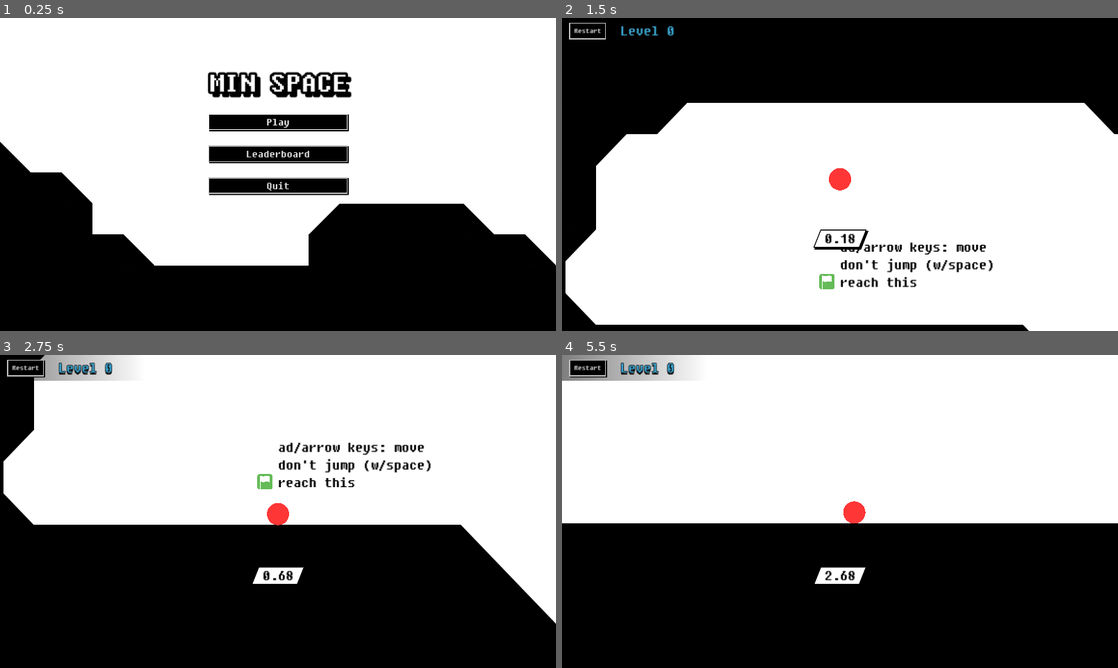
Above: before the commit, frames 1-4 (two rows, left to right).
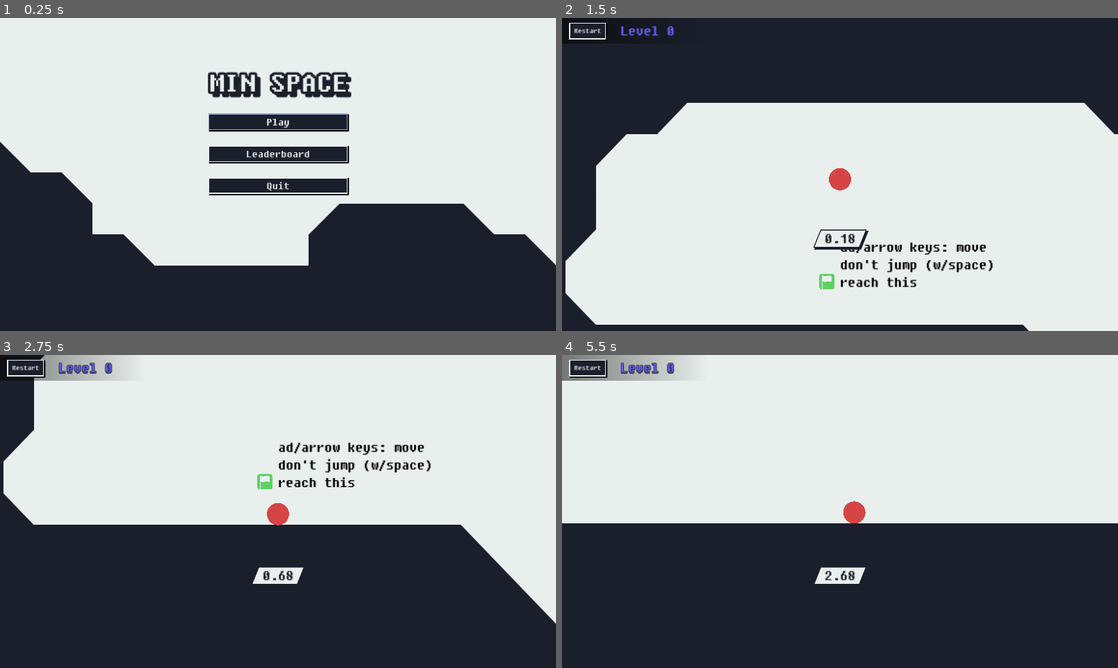
Above: after the commit, the same moments.

Repository: kagamiAL/CALHACKS_2024
Game: Godot game, scene res://scenes/Main/Main.tscn
Two runs of this game, one before a commit and one after it. Both use one fixed random seed, a clock stepped at 60 frames per second and the inputs below.
Inputs:
- Up to frame 1 (0.25 s): no input
- Up to frame 2 (1.5 s): click "Play" at 0.5 s; click "Restart" at 1.25 s
- Up to frame 3 (2.75 s): click "Restart" at 2 s
- Up to frame 4 (5.5 s): click "Restart" at 2.75 s; tap Enter (ui_accept) at 3.5, 3.77, 4.52 s; hold Right (ui_right) 3.53-5.03 s; hold Left (ui_left) from 5.03 s (still down)

The runs differ from the first frame. In frame 1, 39% of the frame differs, in the area x 0-100%, y 17-100%; in frame 2, 34%; in frame 3, 45%; in frame 4, 47%, in the area x 0-100%, y 1-100%.

Commit message:
new colorscheme

Diff:
--- a/project.godot
+++ b/project.godot
@@ -61,9 +61,11 @@
 
 [rendering]
 
+lights_and_shadows/directional_shadow/soft_shadow_filter_quality=0
+lights_and_shadows/positional_shadow/soft_shadow_filter_quality=0
 textures/default_filters/use_nearest_mipmap_filter=true
 textures/default_filters/anisotropic_filtering_level=0
 anti_aliasing/screen_space_roughness_limiter/enabled=false
 textures/decals/filter=0
 textures/light_projectors/filter=0
-environment/defaults/default_clear_color=Color(1, 1, 1, 1)
+environment/defaults/default_clear_color=Color(0.913725, 0.937255, 0.92549, 1)
--- /dev/null
+++ b/res/colorscheme.svg
@@ -0,0 +1,106 @@
+<?xml version="1.0" encoding="UTF-8" standalone="no"?>
+<!-- Created with Inkscape (http://www.inkscape.org/) -->
+
+<svg
+   width="73.659409mm"
+   height="147.31877mm"
+   viewBox="0 0 73.659409 147.31877"
+   version="1.1"
+   id="svg1"
+   sodipodi:docname="colorscheme.svg"
+   inkscape:version="1.3.2 (091e20ef0f, 2023-11-25)"
+   xmlns:inkscape="http://www.inkscape.org/namespaces/inkscape"
+   xmlns:sodipodi="http://sodipodi.sourceforge.net/DTD/sodipodi-0.dtd"
+   xmlns="http://www.w3.org/2000/svg"
+   xmlns:svg="http://www.w3.org/2000/svg">
+  <sodipodi:namedview
+     id="namedview1"
+     pagecolor="#ffffff"
+     bordercolor="#000000"
+     borderopacity="0.25"
+     inkscape:showpageshadow="2"
+     inkscape:pageopacity="0.0"
+     inkscape:pagecheckerboard="0"
+     inkscape:deskcolor="#d1d1d1"
+     inkscape:document-units="mm"
+     inkscape:zoom="0.7786055"
+     inkscape:cx="25.044776"
+     inkscape:cy="240.17298"
+     inkscape:window-width="1920"
+     inkscape:window-height="1018"
+     inkscape:window-x="0"
+     inkscape:window-y="0"
+     inkscape:window-maximized="0"
+     inkscape:current-layer="layer1" />
+  <defs
+     id="defs1" />
+  <g
+     inkscape:label="Layer 1"
+     inkscape:groupmode="layer"
+     id="layer1">
+    <rect
+       style="fill:#5ed163;fill-opacity:1;stroke-width:1.51953"
+       id="rect4-5"
+       width="36.829704"
+       height="36.829704"
+       x="36.829704"
+       y="73.659363"
+       ry="0" />
+    <rect
+       style="fill:#615dea;fill-opacity:1;stroke-width:1.51953"
+       id="rect4-5-9"
+       width="36.829704"
+       height="36.829704"
+       x="36.829704"
+       y="36.829681"
+       ry="0" />
+    <rect
+       style="fill:#d64545;fill-opacity:1;stroke-width:1.51953"
+       id="rect4-5-2"
+       width="36.829704"
+       height="36.829704"
+       x="36.829704"
+       y="110.48907"
+       ry="0" />
+    <rect
+       style="fill:#292831;fill-opacity:1;stroke-width:1.51953"
+       id="rect4-5-2-7"
+       width="36.829704"
+       height="36.829704"
+       x="0"
+       y="-2.8421709e-14"
+       ry="2.8421709e-14" />
+    <rect
+       style="fill:#8aa8cd;fill-opacity:1;stroke-width:1.51953"
+       id="rect4-5-2-7-2"
+       width="36.829704"
+       height="36.829704"
+       x="0"
+       y="73.659363"
+       ry="0" />
+    <rect
+       style="fill:#475d81;fill-opacity:1;stroke-width:1.51953"
+       id="rect4-5-2-7-2-7-1"
+       width="36.829704"
+       height="36.829704"
+       x="1.4210855e-14"
+       y="36.829681"
+       ry="3.0517578e-05" />
+    <rect
+       style="fill:#1b1f2b;fill-opacity:1;stroke-width:1.51953"
+       id="rect4-5-2-7-2-7-1-5"
+       width="36.829704"
+       height="36.829704"
+       x="36.829704"
+       y="-2.1316282e-14"
+       ry="3.0517578e-05" />
+    <rect
+       style="fill:#e9efec;fill-opacity:1;stroke-width:1.51953"
+       id="rect4-5-2-7-2-7-2"
+       width="36.829704"
+       height="36.829704"
+       x="-7.1054274e-15"
+       y="110.48907"
+       ry="0" />
+  </g>
+</svg>
--- a/res/theme.tres
+++ b/res/theme.tres
@@ -5,25 +5,25 @@
 content_margin_top = 5.0
 content_margin_right = 10.0
 content_margin_bottom = 5.0
-bg_color = Color(0, 0, 0, 1)
+bg_color = Color(0.105882, 0.121569, 0.168627, 1)
 border_width_left = 2
 border_width_top = 2
 border_width_right = 2
 border_width_bottom = 2
-border_color = Color(1, 1, 1, 1)
+border_color = Color(0.541176, 0.658824, 0.803922, 1)
 shadow_color = Color(0, 0, 0, 1)
 
-[sub_resource type="StyleBoxFlat" id="StyleBoxFlat_qbkk8"]
+[sub_resource type="StyleBoxFlat" id="StyleBoxFlat_5xq8u"]
 content_margin_left = 10.0
 content_margin_top = 5.0
 content_margin_right = 10.0
 content_margin_bottom = 5.0
-bg_color = Color(0.0941176, 0.0941176, 0.0941176, 1)
+bg_color = Color(0.105882, 0.121569, 0.168627, 1)
 border_width_left = 2
 border_width_top = 2
 border_width_right = 2
 border_width_bottom = 2
-border_color = Color(0.741176, 0.741176, 0.741176, 1)
+border_color = Color(0.913725, 0.937255, 0.92549, 1)
 shadow_color = Color(0, 0, 0, 1)
 shadow_size = 1
 shadow_offset = Vector2(2, 2)
@@ -33,14 +33,14 @@
 content_margin_top = 5.0
 content_margin_right = 10.0
 content_margin_bottom = 5.0
-bg_color = Color(0, 0, 0, 1)
+bg_color = Color(0.105882, 0.121569, 0.168627, 1)
 border_width_left = 2
 border_width_top = 2
 border_width_right = 2
 border_width_bottom = 2
-border_color = Color(0.741176, 0.741176, 0.741176, 1)
+border_color = Color(0.913725, 0.937255, 0.92549, 1)
 shadow_color = Color(0, 0, 0, 1)
-shadow_size = 1
+shadow_size = 2
 shadow_offset = Vector2(2, 2)
 
 [sub_resource type="StyleBoxFlat" id="StyleBoxFlat_nsx7m"]
@@ -48,16 +48,16 @@
 content_margin_top = 5.0
 content_margin_right = 10.0
 content_margin_bottom = 5.0
-bg_color = Color(0, 0, 0, 1)
+bg_color = Color(0.105882, 0.121569, 0.168627, 1)
 border_width_left = 2
 border_width_top = 2
 border_width_right = 2
 border_width_bottom = 2
-border_color = Color(0.741176, 0.741176, 0.741176, 1)
+border_color = Color(0.278431, 0.364706, 0.505882, 1)
 shadow_color = Color(0, 0, 0, 1)
 
 [resource]
 Button/styles/focus = SubResource("StyleBoxFlat_7krl2")
-Button/styles/hover = SubResource("StyleBoxFlat_qbkk8")
+Button/styles/hover = SubResource("StyleBoxFlat_5xq8u")
 Button/styles/normal = SubResource("StyleBoxFlat_wuosi")
 Button/styles/pressed = SubResource("StyleBoxFlat_nsx7m")
--- a/res/tiles.svg
+++ b/res/tiles.svg
@@ -24,14 +24,15 @@
      inkscape:deskcolor="#d1d1d1"
      inkscape:document-units="mm"
      inkscape:zoom="4"
-     inkscape:cx="118.625"
-     inkscape:cy="38.25"
+     inkscape:cx="70"
+     inkscape:cy="88"
      inkscape:window-width="1920"
      inkscape:window-height="1018"
      inkscape:window-x="0"
      inkscape:window-y="0"
      inkscape:window-maximized="0"
-     inkscape:current-layer="layer1" />
+     inkscape:current-layer="layer1"
+     showgrid="false" />
   <defs
      id="defs1">
     <inkscape:path-effect
@@ -81,13 +82,30 @@
          class="powerclip"
          d="M 28.866665,-4.9999992 H 55.799997 V 21.933333 H 28.866665 Z M 37.365936,16.933333 V 1.9038144 m -2.58e-4,- …(498 unchanged characters)…
     </clipPath>
+    <inkscape:path-effect
+       effect="fillet_chamfer"
+       id="path-effect2-6"
+       is_visible="true"
+       lpeversion="1"
+       nodesatellites_param="F,0,0,1,0,2.0676081,0,1 @ F,0,1,1,0,2.0676081,0,1 @ F,0,0,1,0,0,0,1 @ F,0,0,1,0,0,0,1"
+       radius="0"
+       unit="px"
+       method="auto"
+       mode="F"
+       chamfer_steps="1"
+       flexible="false"
+       use_knot_distance="true"
+       apply_no_radius="true"
+       apply_with_radius="true"
+       only_selected="false"
+       hide_knots="false" />
   </defs>
   <g
      inkscape:label="Layer 1"
      inkscape:groupmode="layer"
      id="layer1">
     <rect
-       style="fill:#000000;fill-opacity:1;stroke-width:0"
+       style="fill:#1b1f2b;fill-opacity:1;stroke-width:0"
        id="rect1"
        width="16.933332"
        height="16.933332"
@@ -95,24 +113,24 @@
        y="8.9009603e-07" />
     <path
        id="rect1-1"
-       style="stroke-width:0;stroke:none;stroke-opacity:1;fill:#64bb57;fill-opacity:1"
+       style="stroke-width:0;stroke:none;stroke-opacity:1;fill:#5ed163;fill-opacity:1"
        d="M 36.70334,7.9504798e-7 H 47.963322 C 49.53484,7.9504798e-7 50.799997,1.2651578 50.799997,2.8366757 V 14.0966 …(200 unchanged characters)…
        clip-path="url(#clipPath10)"
        inkscape:path-effect="#path-effect11"
        inkscape:original-d="M 36.70334,7.9504798e-7 H 47.963322 C 49.53484,7.9504798e-7 50.799997,1.2651578 50.799997,2 …(221 unchanged characters)…
     <path
-       style="fill:#000000;fill-opacity:1;stroke:none;stroke-width:0.79375;stroke-dasharray:none;stroke-dashoffset:0;stroke-opacity:1"
+       style="fill:#1b1f2b;fill-opacity:1;stroke:none;stroke-width:0.79375;stroke-dasharray:none;stroke-dashoffset:0;stroke-opacity:1"
        d="m 16.933332,16.933332 v 16.933332 l 16.933334,2e-6 z"
        id="path6" />
     <path
        id="rect2"
        d="M 2.0676081,35.549622 H 14.865724 a 2.0676081,2.0676081 45 0 1 2.067608,2.067608 v 2.090961 H 0 V 37.61723 a 2.0676081,2.0676081 135 0 1 2.0676081,-2.067608 z"
-       style="fill:#df00f1;fill-opacity:1;stroke-width:0"
+       style="fill:#615dea;fill-opacity:1;stroke-width:0"
        inkscape:path-effect="#path-effect2"
        inkscape:original-d="m 0,35.549622 h 16.933332 v 4.158569 H 0 Z"
        transform="translate(0,-5.8415243)" />
     <path
-       style="fill:#ff3636;fill-opacity:1;stroke:none;stroke-width:0;stroke-opacity:1"
+       style="fill:#d64545;fill-opacity:1;stroke:none;stroke-width:0;stroke-opacity:1"
        d="M 16.933333,16.933332 25.217138,1.0333333e-6 33.866667,16.933333 Z"
        id="path1" />
     <g
--- a/scenes/Main/Main.tscn
+++ b/scenes/Main/Main.tscn
@@ -44,9 +44,9 @@
 
 [node name="Label" type="Label" parent="VBoxContainer"]
 layout_mode = 2
-theme_override_colors/font_color = Color(1, 1, 1, 1)
-theme_override_colors/font_shadow_color = Color(0, 0, 0, 1)
-theme_override_colors/font_outline_color = Color(0, 0, 0, 1)
+theme_override_colors/font_color = Color(0.913725, 0.937255, 0.92549, 1)
+theme_override_colors/font_shadow_color = Color(0.105882, 0.121569, 0.168627, 1)
+theme_override_colors/font_outline_color = Color(0.105882, 0.121569, 0.168627, 1)
 theme_override_constants/shadow_offset_x = 8
 theme_override_constants/shadow_offset_y = 8
 theme_override_constants/outline_size = 20
--- a/scenes/Player/Player.tscn
+++ b/scenes/Player/Player.tscn
@@ -21,14 +21,14 @@
 [sub_resource type="StyleBoxFlat" id="StyleBoxFlat_r2koi"]
 content_margin_left = 16.0
 content_margin_right = 16.0
-bg_color = Color(1, 1, 1, 1)
+bg_color = Color(0.913725, 0.937255, 0.92549, 1)
 skew = Vector2(0.4, 0)
 border_width_left = 2
 border_width_top = 2
 border_width_right = 2
 border_width_bottom = 2
-border_color = Color(0, 0, 0, 1)
-shadow_color = Color(0, 0, 0, 1)
+border_color = Color(0.105882, 0.121569, 0.168627, 1)
+shadow_color = Color(0.105882, 0.121569, 0.168627, 1)
 shadow_size = 1
 shadow_offset = Vector2(3, 3)
 
@@ -171,7 +171,7 @@
 grow_vertical = 0
 size_flags_horizontal = 4
 size_flags_vertical = 8
-theme_override_colors/font_color = Color(0, 0, 0, 1)
+theme_override_colors/font_color = Color(0.105882, 0.121569, 0.168627, 1)
 theme_override_colors/font_outline_color = Color(1, 1, 1, 1)
 theme_override_font_sizes/font_size = 32
 theme_override_styles/normal = SubResource("StyleBoxFlat_r2koi")
@@ -190,7 +190,7 @@
 [node name="Sprite" type="Node2D" parent="."]
 script = ExtResource("18_wu17r")
 radius = 23.0
-color = Color(1, 0.211765, 0.211765, 1)
+color = Color(0.839216, 0.270588, 0.270588, 1)
 
 [node name="AnimationPlayer" type="AnimationPlayer" parent="."]
 libraries = {
--- a/scenes/UI/GameOver.tscn
+++ b/scenes/UI/GameOver.tscn
@@ -32,9 +32,9 @@
 
 [node name="Label2" type="Label" parent="CanvasLayer/VBoxContainer"]
 layout_mode = 2
-theme_override_colors/font_color = Color(1, 1, 1, 1)
-theme_override_colors/font_shadow_color = Color(0, 0, 0, 1)
-theme_override_colors/font_outline_color = Color(0, 0, 0, 1)
+theme_override_colors/font_color = Color(0.913725, 0.937255, 0.92549, 1)
+theme_override_colors/font_shadow_color = Color(0.105882, 0.121569, 0.168627, 1)
+theme_override_colors/font_outline_color = Color(0.105882, 0.121569, 0.168627, 1)
 theme_override_constants/shadow_offset_x = 8
 theme_override_constants/shadow_offset_y = 8
 theme_override_constants/outline_size = 20
@@ -47,9 +47,9 @@
 
 [node name="Time" type="Label" parent="CanvasLayer/VBoxContainer"]
 layout_mode = 2
-theme_override_colors/font_color = Color(0.87451, 0, 0.945098, 1)
-theme_override_colors/font_shadow_color = Color(0, 0, 0, 1)
-theme_override_colors/font_outline_color = Color(0, 0, 0, 1)
+theme_override_colors/font_color = Color(0.380392, 0.364706, 0.917647, 1)
+theme_override_colors/font_shadow_color = Color(0.105882, 0.121569, 0.168627, 1)
+theme_override_colors/font_outline_color = Color(0.105882, 0.121569, 0.168627, 1)
 theme_override_constants/shadow_offset_x = 0
 theme_override_constants/shadow_offset_y = 4
 theme_override_constants/outline_size = 4
--- a/scenes/UI/GameWin.tscn
+++ b/scenes/UI/GameWin.tscn
@@ -37,9 +37,9 @@
 
 [node name="Label2" type="Label" parent="CanvasLayer/VBoxContainer"]
 layout_mode = 2
-theme_override_colors/font_color = Color(1, 1, 1, 1)
-theme_override_colors/font_shadow_color = Color(0, 0, 0, 1)
-theme_override_colors/font_outline_color = Color(0, 0, 0, 1)
+theme_override_colors/font_color = Color(0.913725, 0.937255, 0.92549, 1)
+theme_override_colors/font_shadow_color = Color(0.105882, 0.121569, 0.168627, 1)
+theme_override_colors/font_outline_color = Color(0.105882, 0.121569, 0.168627, 1)
 theme_override_constants/shadow_offset_x = 8
 theme_override_constants/shadow_offset_y = 8
 theme_override_constants/outline_size = 20
@@ -52,9 +52,9 @@
 
 [node name="Time" type="Label" parent="CanvasLayer/VBoxContainer"]
 layout_mode = 2
-theme_override_colors/font_color = Color(0.87451, 0, 0.945098, 1)
-theme_override_colors/font_shadow_color = Color(0, 0, 0, 1)
-theme_override_colors/font_outline_color = Color(0, 0, 0, 1)
+theme_override_colors/font_color = Color(0.380392, 0.364706, 0.917647, 1)
+theme_override_colors/font_shadow_color = Color(0.105882, 0.121569, 0.168627, 1)
+theme_override_colors/font_outline_color = Color(0.105882, 0.121569, 0.168627, 1)
 theme_override_constants/shadow_offset_x = 0
 theme_override_constants/shadow_offset_y = 4
 theme_override_constants/outline_size = 4
--- a/scenes/UI/LevelIndicator.tscn
+++ b/scenes/UI/LevelIndicator.tscn
@@ -54,11 +54,11 @@
 [node name="Level" type="Label" parent="CanvasLayer/PanelContainer/HBoxContainer"]
 unique_name_in_owner = true
 layout_mode = 2
-theme_override_colors/font_color = Color(0.223529, 0.627451, 0.792157, 1)
-theme_override_colors/font_shadow_color = Color(0, 0, 0, 1)
-theme_override_colors/font_outline_color = Color(0, 0, 0, 1)
+theme_override_colors/font_color = Color(0.380392, 0.364706, 0.917647, 1)
+theme_override_colors/font_shadow_color = Color(0.105882, 0.121569, 0.168627, 1)
+theme_override_colors/font_outline_color = Color(0.105882, 0.121569, 0.168627, 1)
 theme_override_constants/shadow_offset_x = 0
-theme_override_constants/shadow_offset_y = 4
+theme_override_constants/shadow_offset_y = 2
 theme_override_constants/outline_size = 4
 theme_override_font_sizes/font_size = 32
 text = "Level 0
Not shown, added: res/colorscheme.svg.import
